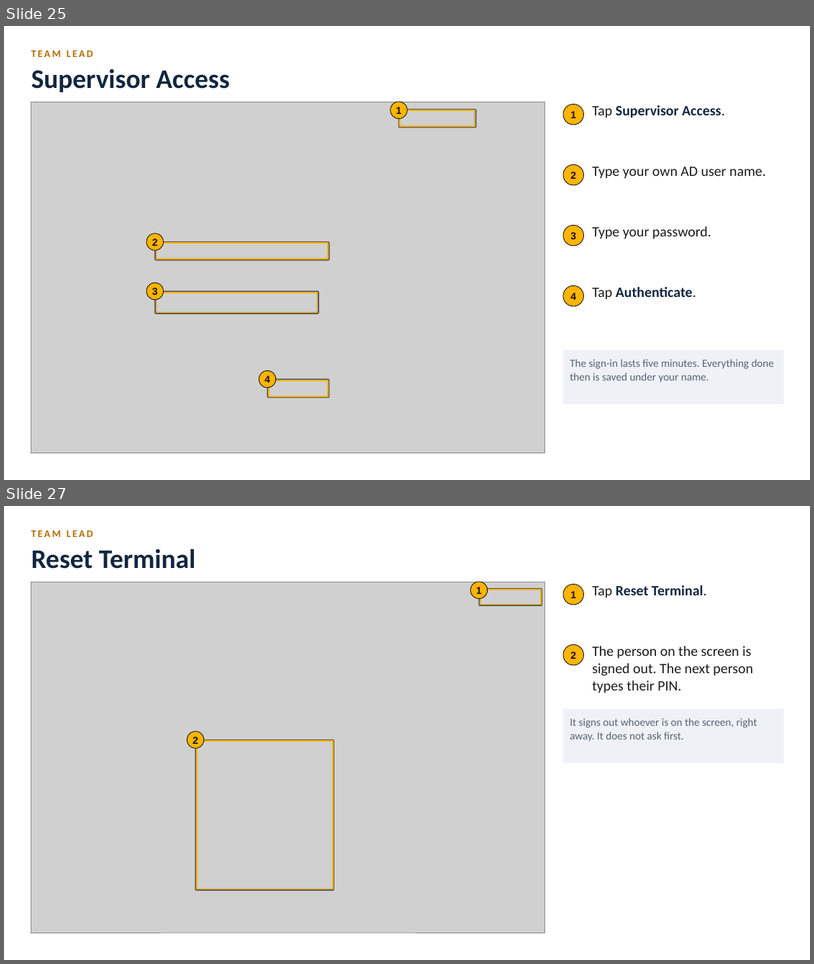
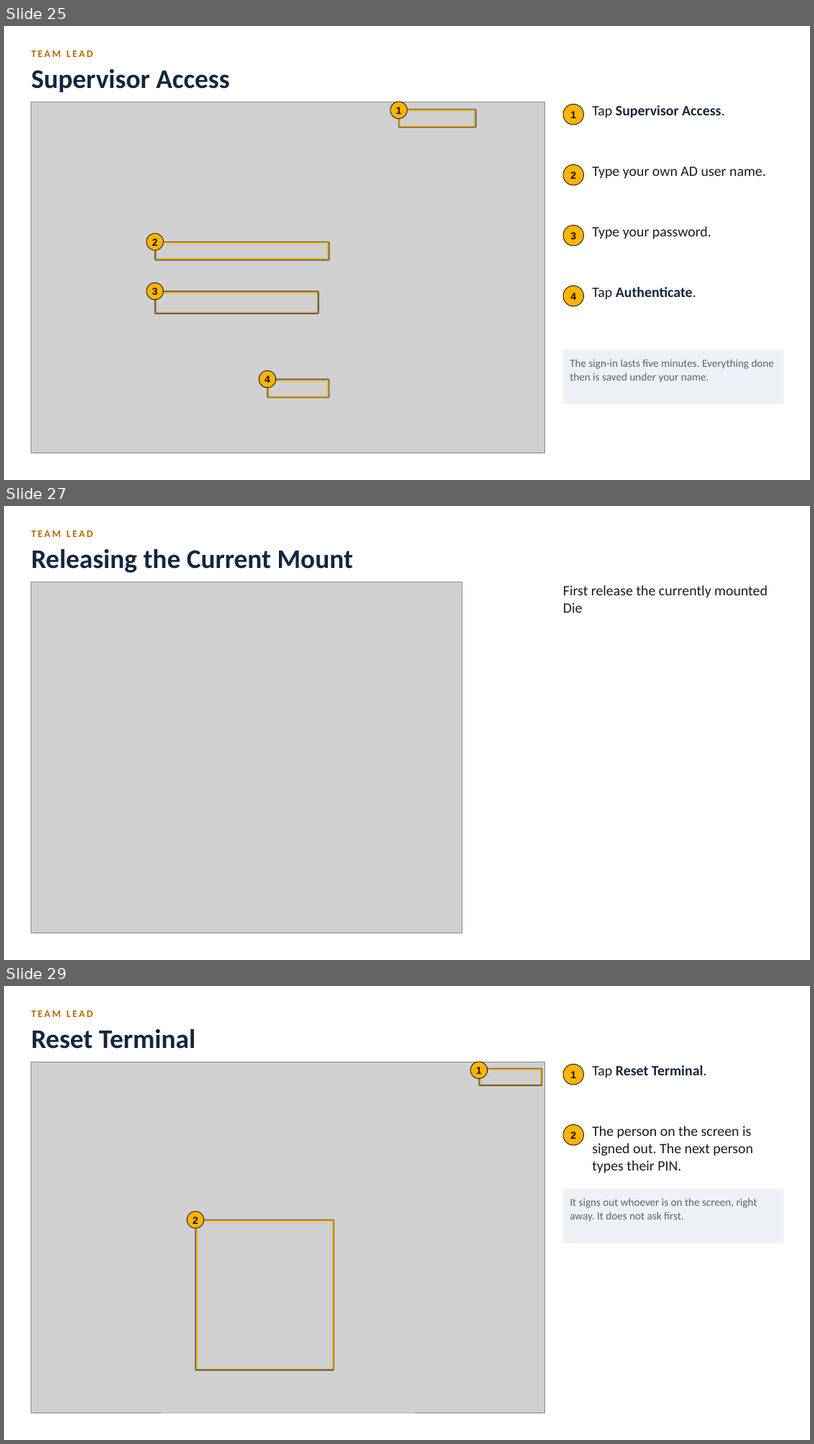
Before and after one commit to BR-Customers/MPP, a slide deck: docs/training/diecast/MPP_DieCast_Training.pptx. Shown one above the other, each under a label of ours: slides 25 and 27 before the commit, slides 25, 27 and 29 after it; the slides between them are not shown. The pictures are 814x964 and 814x1444 pixels, drawn with LibreOffice and Linux fonts; fonts in the diff are those of the drawing; grey boxes stand for pictures. Boxes give left, top, right and bottom in pixels: in the first picture for what was removed or moved away, otherwise in the second. Text is boxed around its words. In the diff, an @@ line names an element or a change of style, - is before the commit and + after.

```diff
--- a/docs/training/diecast/MPP_DieCast_Training.pptx
+++ b/docs/training/diecast/MPP_DieCast_Training.pptx
@@ slide 27 added at <box>4,506,810,960</box>, background #FFFFFF @@
@@ text added at <box>31,530,93,537</box>, 12 pt, text #B36B00, bold @@
+TEAM LEAD
@@ text added at <box>31,548,353,573</box>, 32 pt, text #12263F, bold @@
+Releasing the Current Mount
@@ picture added at <box>31,582,463,932</box> @@
@@ text added at <box>563,585,768,613</box>, 17 pt, text #1B1B1B @@
+First release the currently mounted Die
@@ what was slide 27 is now slide 29 @@
```
Also in this commit, not shown: 6 slides changed, 1 other slide added, 6 other files.
